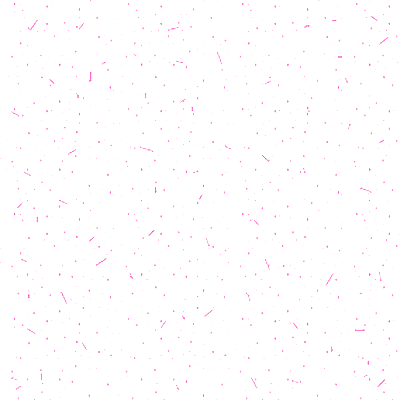
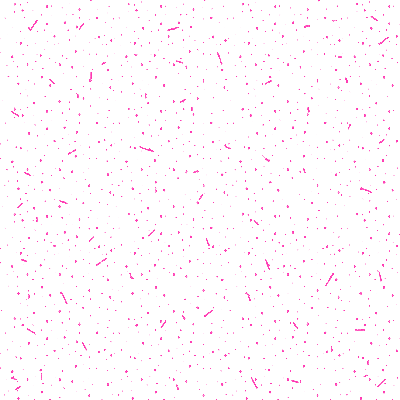
Before/after of a 400x400 layered artwork. What changed in the layer stack:
painted on "Background" over (x1=0, y1=0, x2=400, y2=400)
